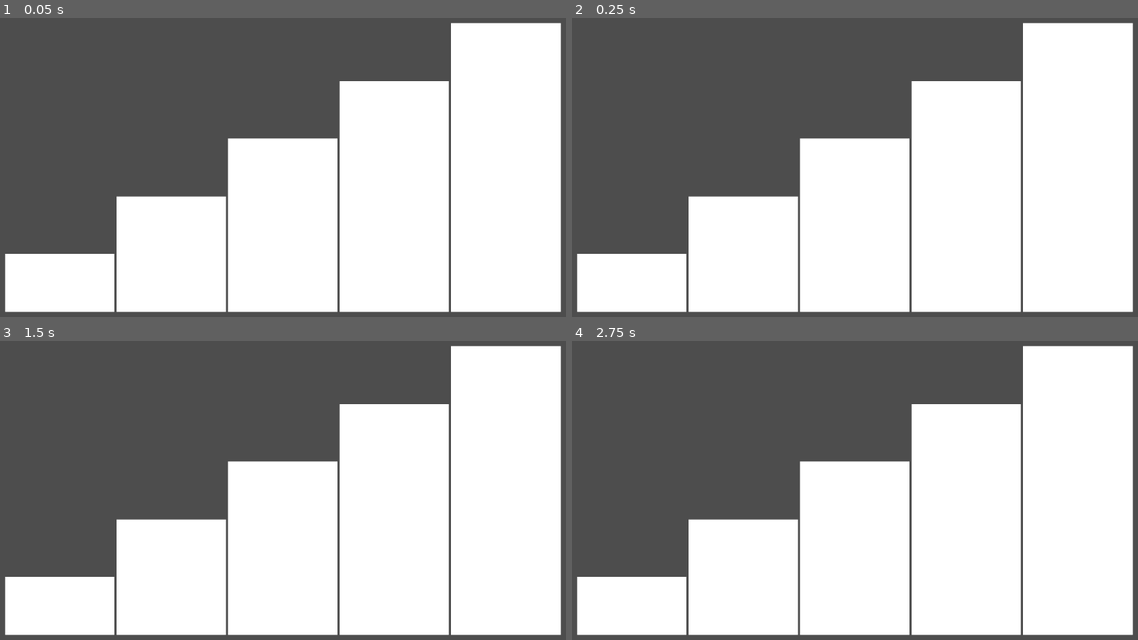
Above: before the commit, frames 1-4 (two rows, left to right).
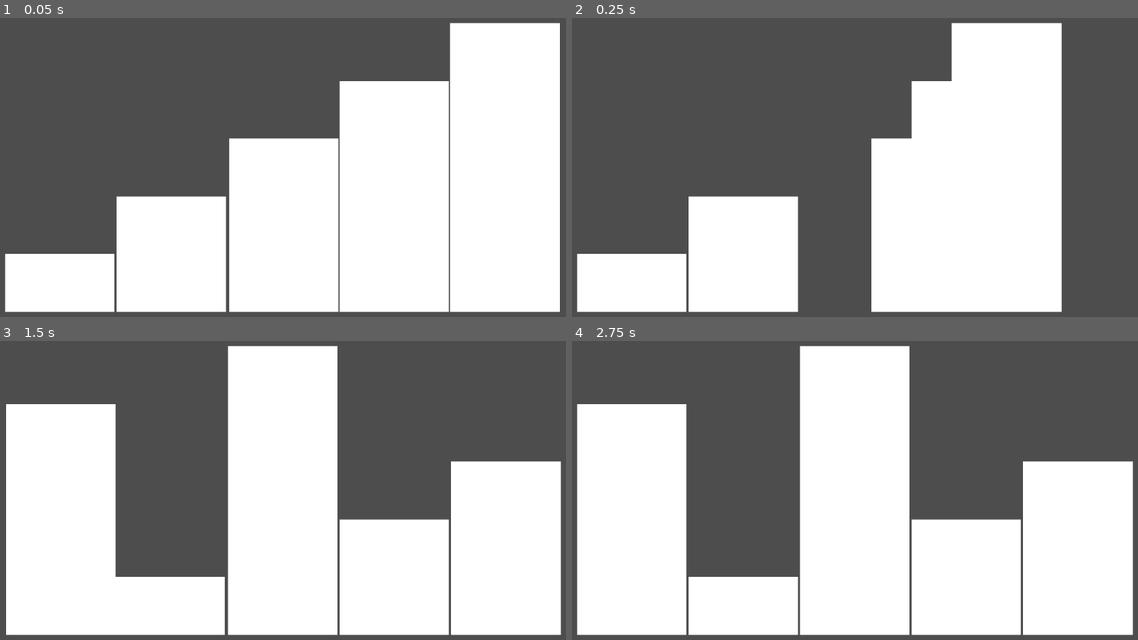
Above: after the commit, the same moments.

Repository: Shuflduf/Sorting-Algorithms-Visualiser
Game: Godot game, scene res://main.tscn
Same seed, same stepped clock (60 frames per second), same inputs: the game is played once before the commit and once after it.
Inputs (mouse positions are in pixels of both pictures, inside the frame that each line leads up to):
- Up to frame 1 (0.05 s): no input
- Up to frame 2 (0.25 s): no input
- Up to frame 3 (1.5 s): move the mouse to (418, 472) at 0.52 s; click (418, 472) at 0.67 s; move the mouse to (158, 508) at 1.27 s; click (158, 508) at 1.42 s
- Up to frame 4 (2.75 s): tap Enter at 2 s; move the mouse to (917, 415) at 2.02 s; click (917, 415) at 2.17 s

The runs differ from the first frame. In frame 1, 0.8% of the frame differs, in the area x 40-100%, y 1-99%; in frame 2, 23%; in frame 3, 38%, in the area x 0-100%, y 1-99%; in frame 4, 38%.

Commit message:
swapping bars

Diff:
--- a/main.gd
+++ b/main.gd
@@ -5,21 +5,45 @@
 
 var max_size: int
 
+func get_max_size() -> int:
+	await get_tree().process_frame
+	var max = %Bar.size.y
+	%Bar.queue_free()
+	return max
+
 # Called when the node enters the scene tree for the first time.
 func _ready() -> void:
-	await get_tree().process_frame
-	max_size = %Bar.size.y
-	%Bar.queue_free()
+	max_size = await get_max_size()
 	for i in count:
 		var height = float(i + 1) / float(count)
 		var new_bar: Panel = bar_scene.instantiate()
-		print(height)
 		%Bars.add_child(new_bar)
 		new_bar.custom_minimum_size.y = height * max_size
-		#new_bar.size_flags_vertical = Control.SIZE_SHRINK_END
 
+	await swap_bars(2, 4)
+	await swap_bars(1, 3)
+	await swap_bars(1, 0)
 
-# Called every frame. 'delta' is the elapsed time since the previous frame.
-func _process(delta: float) -> void:
+func swap_bars(first: int, second: int):
+	await get_tree().process_frame
 
-	pass
+	var first_bar = %Bars.get_child(first)
+	var second_bar = %Bars.get_child(second)
+
+	var first_pos = first_bar.position.x
+	var second_pos = second_bar.position.x
+	print(first_pos, ", ", second_pos)
+
+	var tween = get_tree().create_tween().set_trans(Tween.TRANS_CIRC)
+	tween.parallel().tween_property(first_bar, "position:x", second_pos, 0.5)
+	tween.parallel().tween_property(second_bar, "position:x", first_pos, 0.5)
+	await tween.finished
+
+	%Bars.move_child(first_bar, second)
+	%Bars.move_child(second_bar, first)
+
+	return
+
+func _input(event: InputEvent) -> void:
+	if event is InputEventMouseButton and event.is_pressed():
+		print(event.global_position)
